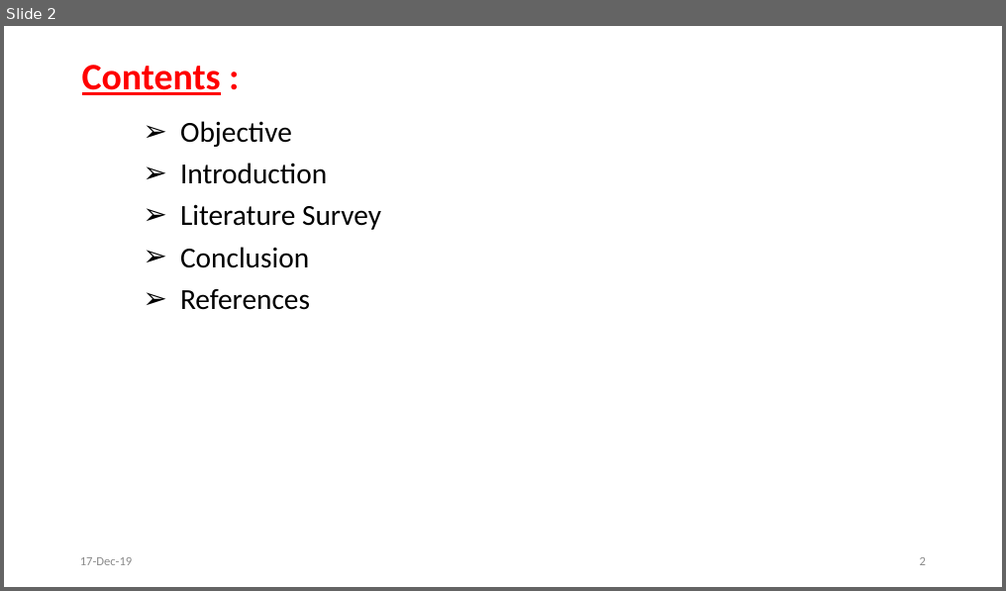
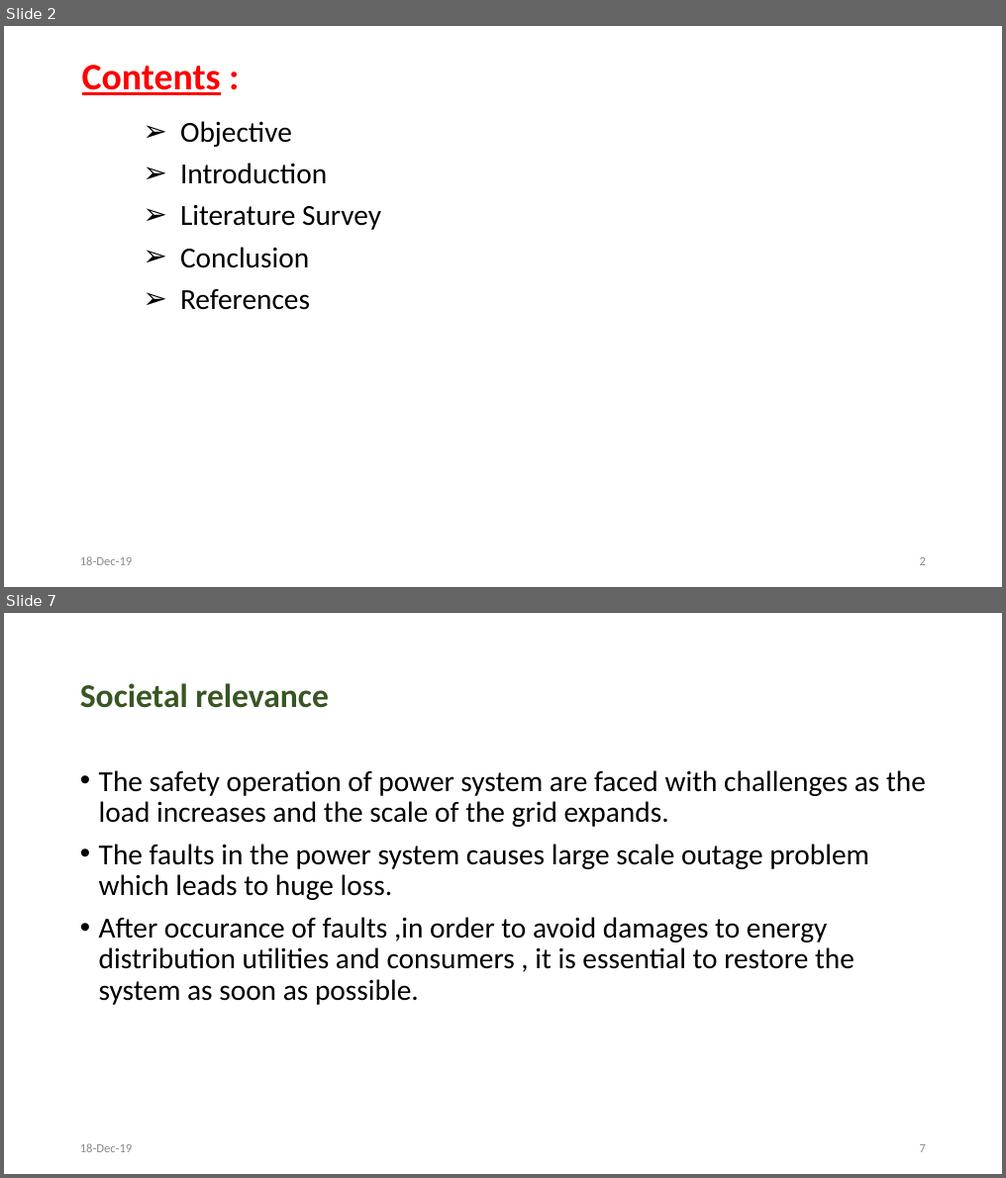
Before and after one commit to svec-final-year-project-eee/Project, a slide deck: First Review/First Oral Presentation.pptx. Shown one above the other, each under a label of ours: slide 2 before the commit, slides 2 and 7 after it; the slides between them are not shown. The pictures are 1006x591 and 1006x1178 pixels, drawn with LibreOffice and Linux fonts; fonts in the diff are those of the drawing. Boxes give left, top, right and bottom in pixels: in the first picture for what was removed or moved away, otherwise in the second. Text is boxed around its words. In the diff, an @@ line names an element or a change of style, - is before the commit and + after.

```diff
--- a/First Review/First Oral Presentation.pptx
+++ b/First Review/First Oral Presentation.pptx
@@ slide 7 added at bbox=[4, 613, 1002, 1174], background #FFFFFF @@
@@ title added at bbox=[80, 683, 328, 708], 32 pt, text #385723, bold @@
+Societal relevance
@@ text added at bbox=[99, 770, 926, 1005], 28 pt, text #000000 @@
+• The safety operation of power system are faced with challenges as the load increases and the scale of the grid expands.
+• The faults in the power system causes large scale outage problem which leads to huge loss.
+• After occurance of faults ,in order to avoid damages to energy distribution utilities and consumers , it is essential to restore the system as soon as possible.
@@ text added at bbox=[80, 1144, 133, 1153], 12 pt, text #8C8C8C @@
+18-Dec-19
@@ page number added at bbox=[920, 1145, 926, 1153], 12 pt, text #8C8C8C @@
+7
@@ slide 2 changed as well @@
@@ text at bbox=[80, 557, 133, 566]: text changed @@
-17-Dec-19
+18-Dec-19
```
Also in this commit, not shown: 4 other slides changed, 4 other slides added, 24 slides removed.
